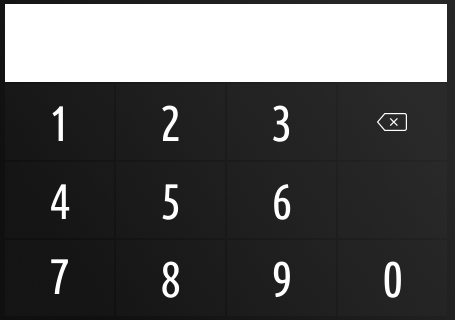
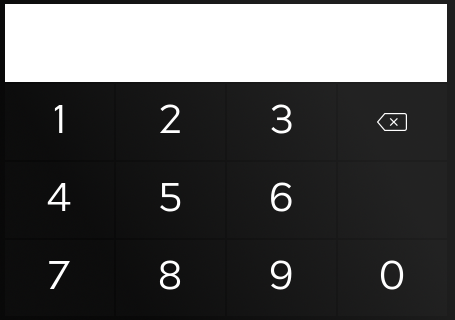
Two versions of the same layered image (455×320). Layer-by-layer changes:
showed group "Layer Group" (12 layers), opacity 100% → 1% over 5, 84, 447, 316
painted on "Layer #26" over 338, 84, 447, 160
painted on "Layer #25" over 227, 84, 336, 160
painted on "Layer #24" over 116, 84, 225, 160
painted on "Layer #23" over 5, 84, 114, 160
painted on "Layer #22" over 5, 162, 114, 238
painted on "Layer #21" over 116, 162, 225, 238
painted on "Layer #20" over 227, 162, 336, 238
painted on "Layer #19" over 338, 162, 447, 238
painted on "Layer #18" over 338, 240, 447, 316
painted on "Layer #17" over 227, 240, 336, 316
painted on "Layer #16" over 116, 240, 225, 316
painted on "Layer #15" over 5, 240, 114, 316
added group "Layer Group #1" (34%) with 12 layers above "Layer #27" over 5, 84, 447, 316
moved "Layer #10" into group "Layer Group #1" over 5, 84, 114, 160
moved "Layer #11" into group "Layer Group #1" over 116, 84, 225, 160
moved "Layer #8" into group "Layer Group #1" over 5, 162, 114, 238
moved "Layer #12" into group "Layer Group #1" over 227, 84, 336, 160
moved "Layer #7" into group "Layer Group #1" over 116, 162, 225, 238
moved "Layer #6" into group "Layer Group #1" over 227, 162, 336, 238
moved "Layer #5" into group "Layer Group #1" over 338, 162, 447, 238
moved "Layer #4" into group "Layer Group #1" over 338, 240, 447, 316
renamed "Layer #9" to "Layer #27", showed it, opacity 2% → 100%, painted on it over 0, 0, 455, 320
removed layer "Background copy" over 0, 0, 455, 320
…and 14 more changes (10 painted, 4 stack)
